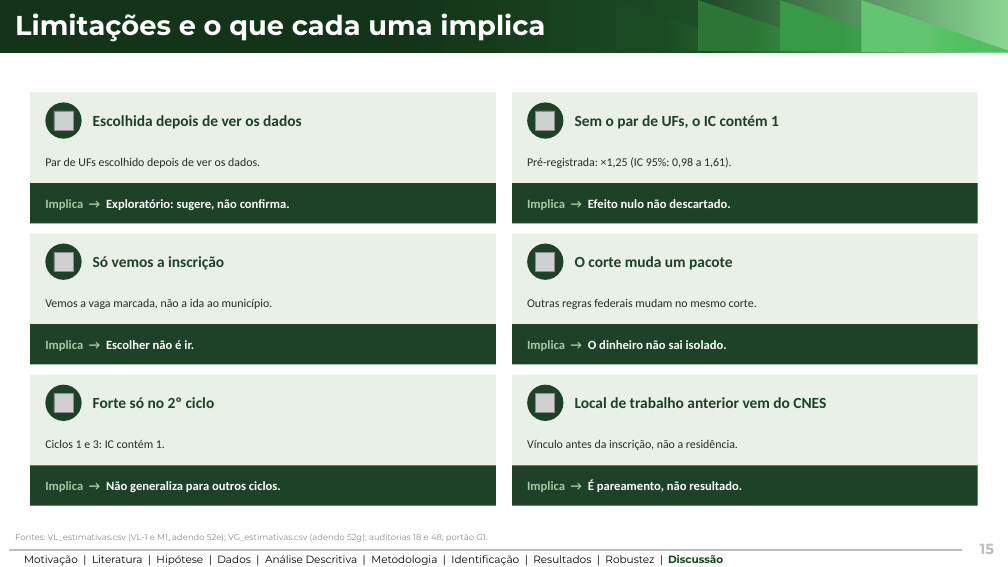
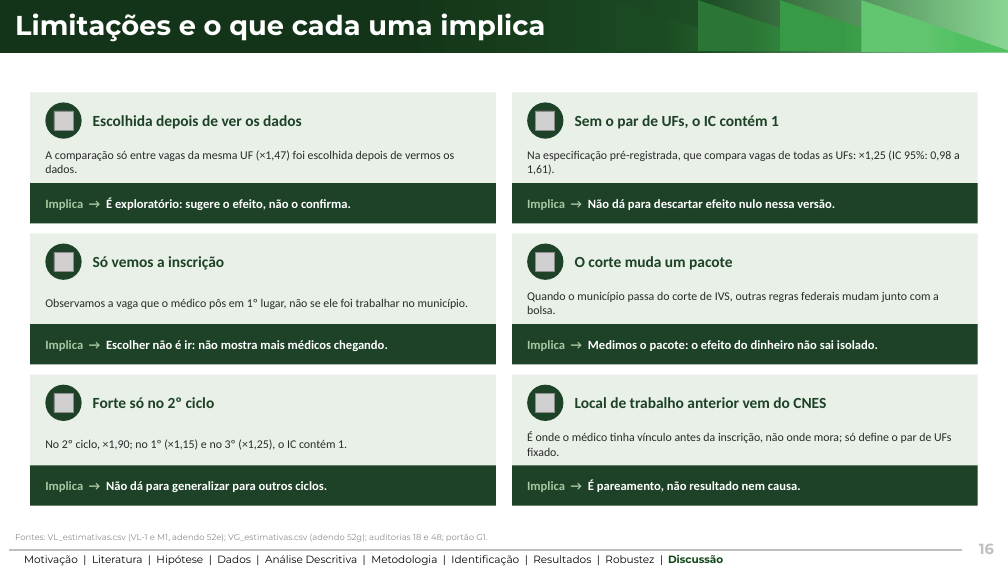
Before and after one commit to ka1victor/impact-eval-health-econ-pmme, a slide deck: slide 16 of output/apresentacao_banca_final/deck_banca_final.pptx (slide 15 before the commit). Drawn at 1008x567 pixels with LibreOffice and Linux fonts; fonts in the diff are those of the drawing; grey boxes stand for pictures; background and template pictures are left out. Boxes give left, top, right and bottom in pixels: in the first picture for what was removed or moved away, otherwise in the second. Text is boxed around its words. In the diff, an @@ line names an element or a change of style, - is before the commit and + after.

```diff
--- a/output/apresentacao_banca_final/deck_banca_final.pptx
+++ b/output/apresentacao_banca_final/deck_banca_final.pptx
@@ text at <box>45,150,454,173</box>: text changed @@
-Par de UFs escolhido depois de ver os dados.
+A comparação só entre vagas da mesma UF (×1,47) foi escolhida depois de vermos os dados.
@@ text at <box>527,150,960,175</box>: text changed @@
-Pré-registrada: ×1,25 (IC 95%: 0,98 a 1,61).
+Na especificação pré-registrada, que compara vagas de todas as UFs: ×1,25 (IC 95%: 0,98 a 1,61).
@@ text at <box>45,197,351,211</box>: text changed @@
-Implica → Exploratório: sugere, não confirma.
+Implica → É exploratório: sugere o efeito, não o confirma.
@@ text at <box>527,199,835,210</box>: text changed @@
-Implica → Efeito nulo não descartado.
+Implica → Não dá para descartar efeito nulo nessa versão.
@@ text at <box>45,298,469,309</box>: text changed @@
-Vemos a vaga marcada, não a ida ao município.
+Observamos a vaga que o médico pôs em 1º lugar, não se ele foi trabalhar no município.
@@ text at <box>527,292,939,314</box>: text changed @@
-Outras regras federais mudam no mesmo corte.
+Quando o município passa do corte de IVS, outras regras federais mudam junto com a bolsa.
@@ text at <box>45,340,388,351</box>: text changed @@
-Implica → Escolher não é ir.
+Implica → Escolher não é ir: não mostra mais médicos chegando.
@@ text at <box>527,340,878,351</box>: text changed @@
-Implica → O dinheiro não sai isolado.
+Implica → Medimos o pacote: o efeito do dinheiro não sai isolado.
@@ text at <box>45,439,347,450</box>: text changed @@
-Ciclos 1 e 3: IC contém 1.
+No 2º ciclo, ×1,90; no 1º (×1,15) e no 3º (×1,25), o IC contém 1.
@@ text at <box>527,431,952,456</box>: text changed @@
-Vínculo antes da inscrição, não a residência.
+É onde o médico tinha vínculo antes da inscrição, não onde mora; só define o par de UFs fixado.
@@ text at <box>45,481,327,492</box>: text changed @@
-Implica → Não generaliza para outros ciclos.
+Implica → Não dá para generalizar para outros ciclos.
@@ text at <box>527,480,801,492</box>: text changed @@
-Implica → É pareamento, não resultado.
+Implica → É pareamento, não resultado nem causa.
@@ text at <box>979,544,994,554</box>: text changed @@
-15
+16
```
Also in this commit, not shown: 18 other slides changed, 1 slide added, 6 other files.
